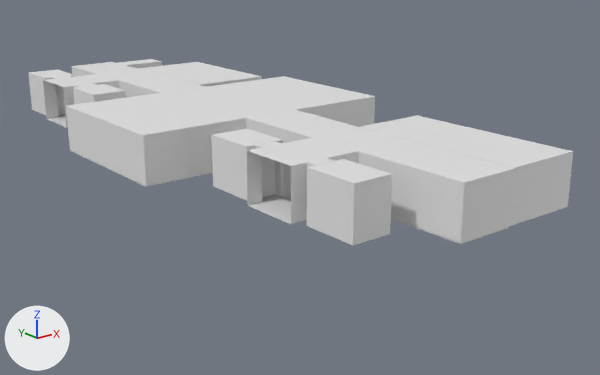
The FBX model Assets/Asylum/Hall02.fbx: old version first, new version second.
Rendered twice from a camera (50 mm lens) standing at (-40.0, -93.5, 19.5) and looking at (9.1, -32.2, -5.0). The axes (+X, +Y, +Z) are drawn at lower left. The lights are the same throughout. Where no turn or scale is listed for an object, it has been applied to the vertices.
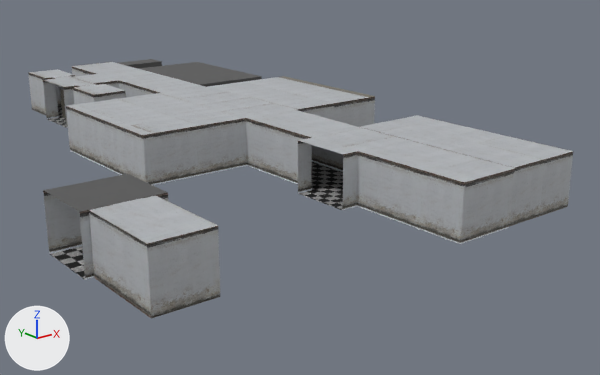
Where the newer file only moved an object's origin or applied its transform, the numbers keep the older frame.

Diff of the bpy script that builds the scene:
```diff
--- a/Assets/Asylum/Hall02.fbx.py
+++ b/Assets/Asylum/Hall02.fbx.py
@@ mat_walls @@
+mat_walls = principled_material('Walls')
+mat_walls.texture = img_plasterwall_png
+mat_walls.roughness = 0.69
@@ mat_trim @@
+mat_trim = principled_material('Trim')
+mat_trim.texture = img_trimtexture_png
+mat_trim.roughness = 0.69
@@ mat_floor_002 @@
+mat_floor_002 = principled_material('Floor.002')
+mat_floor_002.texture = img_checkeredfloor_png
+mat_floor_002.roughness = 0.69
@@ mat_walls_001 @@
+mat_walls_001 = principled_material('Walls.001')
+mat_walls_001.texture = img_plasterwall_png
+mat_walls_001.roughness = 0.69
@@ mat_floor_001 @@
+mat_floor_001 = principled_material('Floor.001')
+mat_floor_001.texture = img_checkeredfloor_png
+mat_floor_001.roughness = 0.69
@@ me_cube_001 @@
-me_cube_001.from_pydata(...)  # 582 vertices, 568 faces; spans x -2.6..2.7, y -10.3..8.2, z -2.4..2.3
+me_cube_001.from_pydata(...)  # 508 vertices, 476 faces; spans x -2.6..2.7, y -10.3..8.2, z -2.4..2.3
+# me_cube_001 part 1: the loose piece of 104 vertices spanning x -0.9..0.9, y 2.8..2.9, z -2.4..1.0 is moved by (0.0, -1.9, 0.0), in mat_walls_001 (picture img_plasterwall_png)
+# me_cube_001 part 2
+# 94 vertices are removed from x -1.0..1.0, y -10.3..8.2, z -2.4..2.3
+# 157 faces are deleted
+# 2 vertices are added at (0.9, -1.1, -2.4), (-1.0, -1.1, -2.4)
+# 12 new vertices lie (0.0, 2.9, 0.0) away from vertices in x -2.6..2.7, y -4.0, z -2.4..2.3
+# 6 new vertices lie (0.0, 2.8, 0.0) away from vertices in x -2.6..2.7, y -3.9, z -2.4
+# 32 new faces join them, mat_walls_001 (picture img_plasterwall_png)
+# 20 new faces join them, mat_floor_001 (picture img_checkeredfloor_png)
+# 13 new faces join them, mat_trim_001 (picture img_trimtexture_png)
+# me_cube_001 part 3: 118 faces spanning x -2.6..2.7, y -10.3..8.2, z -2.4..2.3 switch from no material to mat_walls_001 (picture img_plasterwall_png)
+# me_cube_001 part 4: 10 faces spanning x -2.6..2.7, y -1.1..1.9, z -2.4 switch from no material to mat_floor_001 (picture img_checkeredfloor_png)
+me_cube_001.materials.append(mat_trim_001)  # picture img_trimtexture_png
@@ me_cube_005 @@
-me_cube_005.from_pydata(...)  # 1273 vertices, 1163 faces; spans x -20.8..7.1, y -56.7..9.5, z -2.4..2.3
+me_cube_005.from_pydata(...)  # 1515 vertices, 1384 faces; spans x -33.8..7.1, y -56.7..9.5, z -2.4..2.3
+# me_cube_005 part 5: a new loose piece of 94 vertices spanning x -33.8..-27.4, y -53.3..-39.9, z -2.4..2.3
+# me_cube_005 part 6: 1 vertex removed from x -9.8, y -30.9, z -2.4; 111 vertices added at x -20.8..7.1, y -29.9..-8.9, z -2.4..2.3
+# me_cube_005 part 7: 18 vertices removed from x -11.4..3.7, y -55.2..-41.8, z -2.4..2.3; 46 vertices added at x -11.4..3.7, y -56.5..-39.3, z -2.4..2.3
+# me_cube_005 part 8: 10 vertices added at x -9.8, y 6.1..8.0, z -2.4..2.3
+# me_cube_005 part 9: 426 faces spanning x -20.7..4.9, y -56.7..9.5, z -2.4..2.3 switch from no material to mat_floor_002 (picture img_checkeredfloor_png)
+# me_cube_005 part 10: 323 faces spanning x -20.8..7.1, y -56.7..9.5, z -2.4..2.3 switch from no material to mat_walls (picture img_plasterwall_png)
+# me_cube_005 part 11: 316 faces spanning x -20.8..7.1, y -56.7..9.5, z -2.4..1.1 switch from no material to mat_trim (picture img_trimtexture_png)
@@ ob_cube_001 @@
-ob_cube_001 = bpy.data.objects.new('Cube.001', me_cube_007)
```

Changed parts and their boxes (x1, y1, x2, y2) in the pictures (600 x 375 px; the box of a moved part takes in the faces that stretch with it):
'Cube.002', reshaped (40% taller): before (66, 59, 573, 244); after (43, 59, 573, 319)
'Cube.001', deleted: before (211, 129, 392, 245)
part 1 of me_cube_001, moved or reshaped: before (56, 87, 65, 115); after (60, 90, 66, 118)
part 2 of me_cube_001, cut back: (29, 69, 126, 128) in both
part 3 of me_cube_001, recoloured: (28, 72, 107, 127) in both
part 4 of me_cube_001, recoloured: (48, 117, 66, 123) in both
part 5 of me_cube_005, added: after (43, 174, 220, 319)
part 6 of me_cube_005, built on: after (66, 76, 375, 185)
part 7 of me_cube_005, built on: before (360, 115, 573, 168); after (314, 115, 573, 226)
part 8 of me_cube_005, added: after (76, 63, 122, 76)
part 9 of me_cube_005, recoloured (white to grey): (118, 59, 262, 87) in both
part 10 of me_cube_005, recoloured (white to grey): (66, 62, 515, 243) in both
part 11 of me_cube_005, recoloured: before (145, 184, 509, 244); after (151, 160, 509, 244)
